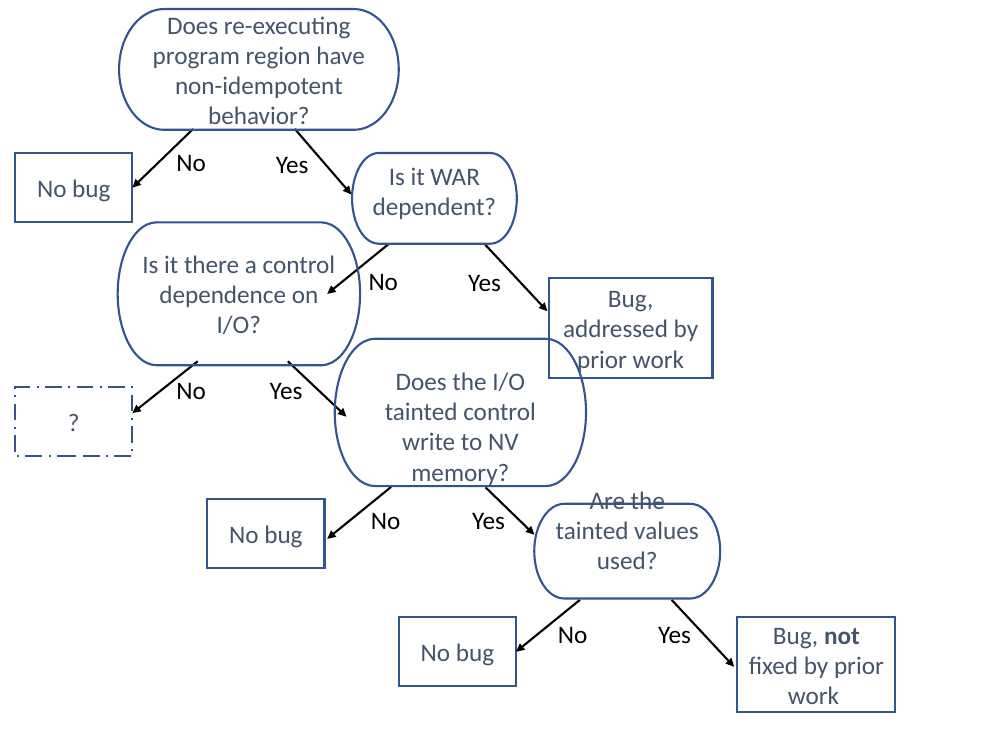
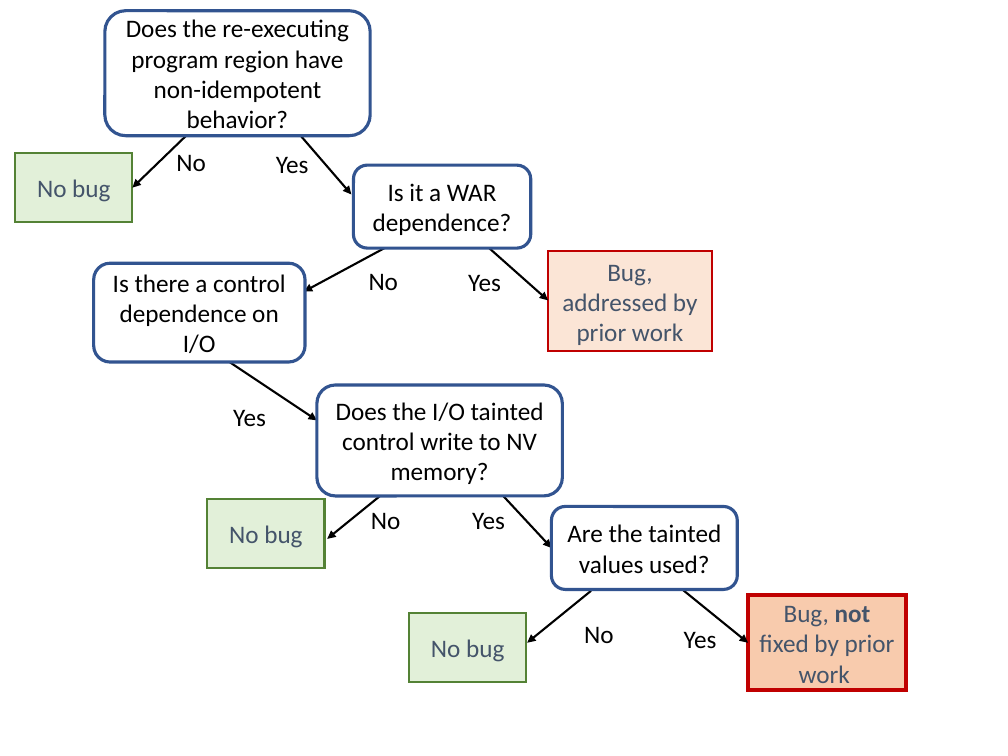
Before and after one commit to kangaruppel/compilershw, a slide deck: slide 1 of final_report/graphics/taxonomy.pptx. Drawn at 1008x756 pixels with LibreOffice and Linux fonts; fonts in the diff are those of the drawing. Boxes give left, top, right and bottom in pixels: in the first picture for what was removed or moved away, otherwise in the second. Text is boxed around its words. In the diff, an @@ line names an element or a change of style, - is before the commit and + after.

```diff
--- a/final_report/graphics/taxonomy.pptx
+++ b/final_report/graphics/taxonomy.pptx
@@ rounded rectangle "Does the re-executing program region ...": place and size @@
-rounded rectangle "Does the re-executing program region ..." at box(119, 9, 399, 130)
+rounded rectangle "Does the re-executing program region ..." at box(105, 11, 370, 136)
@@ rounded rectangle "Does the re-executing program region ..." at box(105, 11, 370, 136): pill shape to rounded rectangle; fill none to #FFFFFF; outline #325491 1.5 pt to #325491 2.25 pt @@
@@ text in rounded rectangle at box(126, 19, 349, 135): text changed; text colour #44546A to #000000 @@
-Does re-executing program region have non-idempotent behavior?
+Does the re-executing program region have non-idempotent behavior?
@@ rounded rectangle "Is it a WAR dependence?" at box(354, 165, 531, 248): vertical alignment top to middle; pill shape to rounded rectangle; fill none to #FFFFFF; outline #325491 1.5 pt to #325491 2.25 pt @@
@@ rounded rectangle "Is it a WAR dependence?": place and size @@
-rounded rectangle "Is it a WAR dependence?" at box(352, 153, 516, 244)
+rounded rectangle "Is it a WAR dependence?" at box(354, 165, 531, 248)
@@ text in rounded rectangle at box(373, 183, 511, 235): text changed; text colour #44546A to #000000 @@
-Is it WAR dependent?
+Is it a WAR dependence?
@@ rounded rectangle "Is there a control dependence ...": place and size @@
-rounded rectangle "Is there a control dependence ..." at box(118, 223, 360, 366)
+rounded rectangle "Is there a control dependence ..." at box(94, 263, 305, 362)
@@ rounded rectangle "Is there a control dependence ..." at box(94, 263, 305, 362): vertical alignment top to middle; pill shape to rounded rectangle; fill none to #FFFFFF; outline #325491 1.5 pt to #325491 2.25 pt @@
@@ arrow moved from (388, 245) - (328, 294) to (385, 248) - (303, 291) @@
@@ arrow moved from (485, 244) - (547, 311) to (485, 244) - (548, 300) @@
@@ rectangle "Bug, addressed by prior work": place and size @@
-rectangle "Bug, addressed by prior work" at box(548, 278, 712, 378)
+rectangle "Bug, addressed by prior work" at box(548, 251, 712, 351)
@@ rectangle "Bug, addressed by prior work" at box(548, 251, 712, 351): fill none to #FBE5D6; outline #325491 1.5 pt to #C00000 1.5 pt @@
@@ text in rounded rectangle at box(113, 274, 286, 353): text changed; text colour #44546A to #000000 @@
-Is it there a control dependence on I/O?
+Is there a control dependence on I/O
@@ rectangle removed at box(15, 387, 132, 457) @@
-?
@@ arrow removed from (198, 361) to (132, 413) @@
@@ text removed at box(176, 379, 206, 399) @@
-No
@@ arrow moved from (288, 361) - (347, 416) to (228, 361) - (317, 420) @@
@@ rounded rectangle "Does the I/O tainted control ..." at box(317, 385, 562, 496): text colour #44546A to #000000; vertical alignment top to middle; pill shape to rounded rectangle; fill none to #FFFFFF; outline #325491 1.5 pt to #325491 2.25 pt @@
@@ rounded rectangle "Does the I/O tainted control ...": place and size @@
-rounded rectangle "Does the I/O tainted control ..." at box(335, 339, 586, 486)
+rounded rectangle "Does the I/O tainted control ..." at box(317, 385, 562, 496)
@@ text "Yes": place and size @@
-text "Yes" at box(270, 382, 303, 400)
+text "Yes" at box(233, 409, 266, 427)
@@ arrow moved from (486, 488) - (534, 534) to (503, 496) - (551, 548) @@
@@ rounded rectangle "Are the tainted values used?": place and size @@
-rounded rectangle "Are the tainted values used?" at box(534, 504, 720, 599)
+rounded rectangle "Are the tainted values used?" at box(551, 506, 737, 589)
@@ rounded rectangle "Are the tainted values used?" at box(551, 506, 737, 589): text colour #44546A to #000000; vertical alignment top to middle; pill shape to rounded rectangle; fill none to #FFFFFF; outline #325491 1.5 pt to #325491 2.25 pt @@
@@ arrow moved from (580, 600) - (516, 652) to (591, 591) - (527, 643) @@
@@ arrow moved from (671, 600) - (734, 666) to (680, 589) - (748, 643) @@
@@ rectangle "Bug, not fixed by prior ...": place and size @@
-rectangle "Bug, not fixed by prior ..." at box(738, 617, 896, 712)
+rectangle "Bug, not fixed by prior ..." at box(748, 596, 906, 690)
@@ rectangle "Bug, not fixed by prior ..." at box(748, 596, 906, 690): fill none to #F8CBAD; outline #325491 1.5 pt to #C00000 3 pt @@
@@ fill none to #E2F0D9; outline #325491 1.5 pt to #548235 1.5 pt in 3 elements at box(15, 153, 132, 223), box(208, 499, 325, 569), box(409, 613, 526, 682) @@
@@ rectangle "No bug": place and size @@
-rectangle "No bug" at box(399, 617, 516, 686)
+rectangle "No bug" at box(409, 613, 526, 682)
@@ text "No": place and size @@
-text "No" at box(558, 626, 588, 643)
+text "No" at box(584, 626, 614, 643)
@@ text "Yes": place and size @@
-text "Yes" at box(658, 626, 691, 644)
+text "Yes" at box(684, 631, 717, 649)
```
Also in this commit, not shown: 14 other files.
